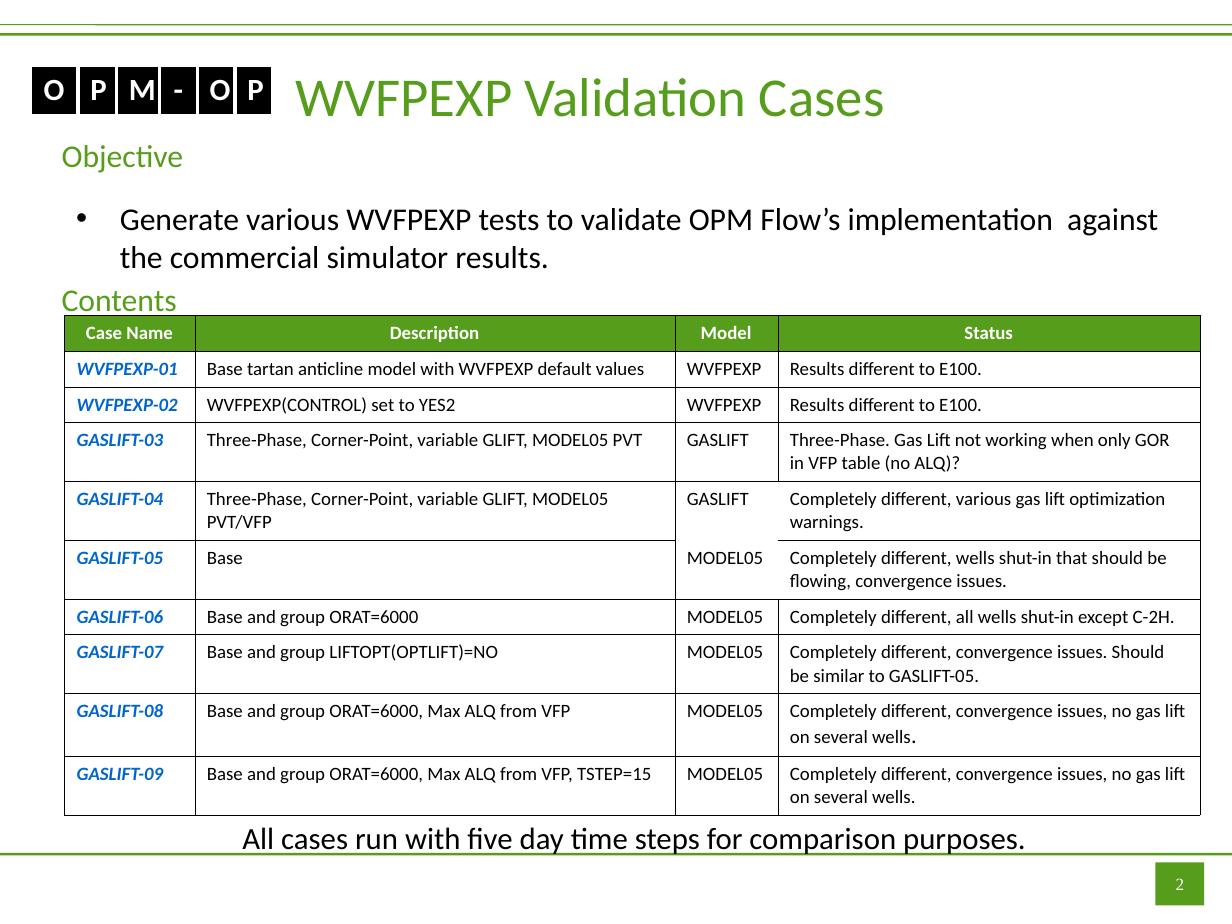
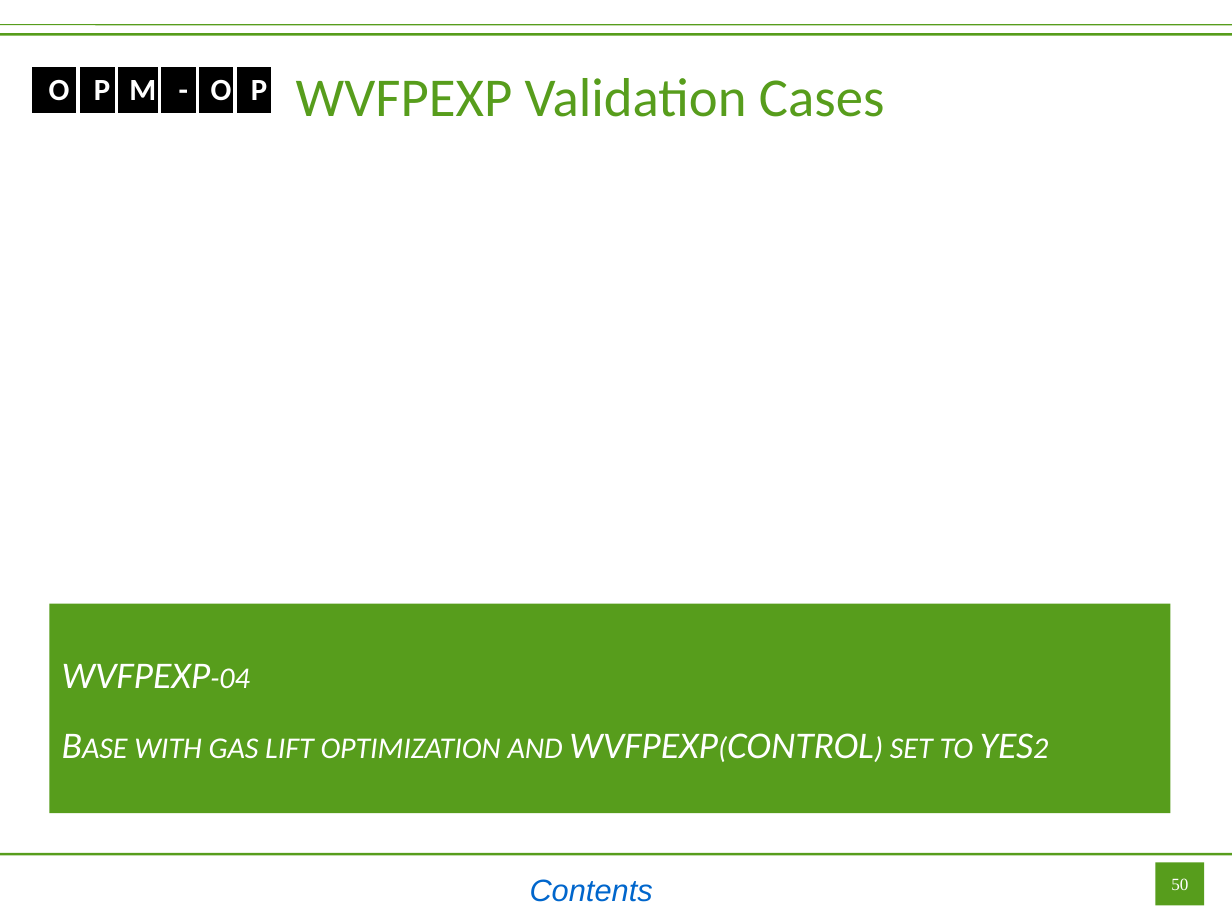
Before and after one commit to OPM/opm-tests, a slide deck: slide 50 of wvfpexp/WVFPEXP.odp (slide 2 before the commit). Drawn at 1232x924 pixels with LibreOffice and Linux fonts; fonts in the diff are those of the drawing. Boxes give left, top, right and bottom in pixels: in the first picture for what was removed or moved away, otherwise in the second. Text is boxed around its words. In the diff, an @@ line names an element or a change of style, - is before the commit and + after.

```diff
--- a/wvfpexp/WVFPEXP.odp
+++ b/wvfpexp/WVFPEXP.odp
@@ table at [30,65,274,115] @@
@@ borders changed @@
@@ text removed at [62,145,1158,319] @@
-Objective
-• Generate various WVFPEXP tests to validate OPM Flow’s implementation against the commercial simulator results.
-Contents
@@ table removed at [64,315,1201,807], 10 rows, 4 columns @@
-Case Name | Description | Model | Status
-WVFPEXP-01 | Base tartan anticline model with WVFPEXP default values | WVFPEXP | Results different to E100.
-WVFPEXP-02 | WVFPEXP(CONTROL) set to YES2 | WVFPEXP | Results different to E100.
-GASLIFT-03 | Three-Phase, Corner-Point, variable GLIFT, MODEL05 PVT | GASLIFT | Three-Phase. Gas Lift not working when only GOR in VFP table (no ALQ)?
-GASLIFT-04 | Three-Phase, Corner-Point, variable GLIFT, MODEL05 PVT/VFP | GASLIFT | Completely different, various gas lift optimization warnings.
-GASLIFT-05 | Base | MODEL05 | Completely different, wells shut-in that should be flowing, convergence issues.
-GASLIFT-06 | Base and group ORAT=6000 | MODEL05 | Completely different, all wells shut-in except C-2H.
-GASLIFT-07 | Base and group LIFTOPT(OPTLIFT)=NO | MODEL05 | Completely different, convergence issues. Should be similar to GASLIFT-05.
-GASLIFT-08 | Base and group ORAT=6000, Max ALQ from VFP | MODEL05 | Completely different, convergence issues, no gas lift on several wells.
-GASLIFT-09 | Base and group ORAT=6000, Max ALQ from VFP, TSTEP=15 | MODEL05 | Completely different, convergence issues, no gas lift on several wells.
@@ text added at [49,604,1170,813], fill #579D1C, 22 pt, text #FFFFFF, italic, small capitals @@
+WVFPEXP-04
+Base with gas lift optimization and WVFPEXP(CONTROL) set to YES2
@@ text removed at [242,827,1026,856] @@
-All cases run with five day time steps for comparison purposes.
@@ text added at [530,879,653,902], 18 pt, text #0066CC, italic @@
+Contents
@@ page number at [1171,878,1188,890]: text changed @@
-2
+50
```
Also in this commit, not shown: 9 other slides changed, 63 slides added, 1 other file.
